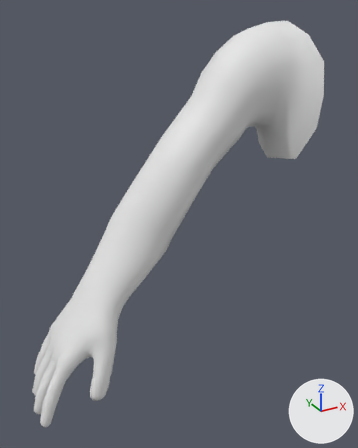
One commit to the Blender file Bodies/Bodies_Human/Bodies_Human_Males/Body_Human_Male_Normal/Body_Human_Male_Normal_ArmRight.blend: the scene before it, then after it.
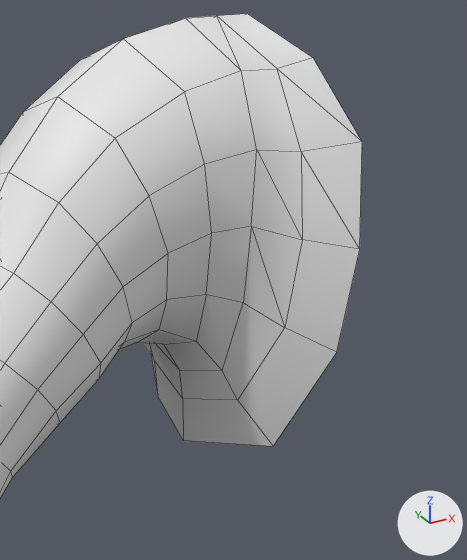
There are two pictures of each version: one whole from a camera (50 mm lens) standing at (-0.779, -0.738, 1.51) and looking at (-0.379, -0.011, 1.147), one close up on the part from 58% to 100% of the width and 4% to 44% of the height. The axes (+X, +Y, +Z) are drawn at lower right. The lights are the same throughout. The last two pictures show the newer version. The close-ups show mesh edges as thin lines.

In view in the first close-up: 'Body_Human_Male_Normal_ArmRight'.
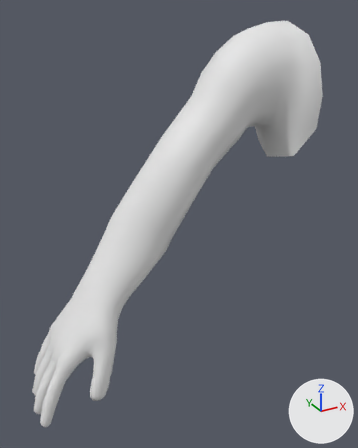
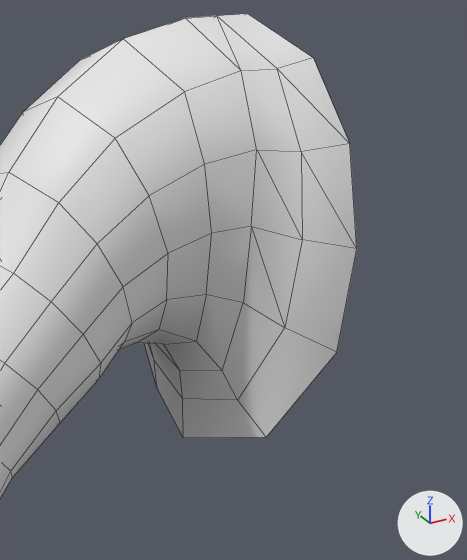
Boxes [x1, y1, x2, y2] around the edits, measured in the close-ups (467 x 560 px; the box of a moved part takes in the faces that stretch with it):
'Body_Human_Male_Normal_ArmRight', reshaped
    before: [0, 14, 362, 498]
    after: [0, 14, 357, 498]
part 1 of me_body_human_male_normal_armright, cut back
    before: [145, 328, 337, 446]
    after: [145, 328, 337, 438]
part 2 of me_body_human_male_normal_armright, moved or reshaped
    before: [278, 58, 362, 352]
    after: [278, 58, 357, 352]

The change, as a diff of the scene's bpy script:
```diff
--- a/Bodies/Bodies_Human/Bodies_Human_Males/Body_Human_Male_Normal/Body_Human_Male_Normal_ArmRight.blend.py
+++ b/Bodies/Bodies_Human/Bodies_Human_Males/Body_Human_Male_Normal/Body_Human_Male_Normal_ArmRight.blend.py
@@ me_body_human_male_normal_armright @@
 # used by ob_body_human_male_normal_armright; location = (0.0, 0.0, 0.0)
 # verts and faces of me_body_human_male_normal_armright; kept vertices keep their numbers, new ones are numbered from 765
 # before: 2 (-0.173, 0.009, 1.265) at pixel (182, 398), 3 (-0.171, 0.008, 1.238) at pixel (183, 440), 5 (-0.162, 0.054, 1.279) at pixel (154, 360), 9 (-0.162, -0.064, 1.251) at pixel (273, 446), 11 (-0.144, 0.093, 1.305)
 # before: 14 (-0.151, 0.063, 1.252) at pixel (157, 395), 62 (-0.175, 0.047, 1.298), 65 (-0.182, 0.08, 1.325), 67 (-0.163, 0.084, 1.317)
 # before: 7 (-0.137, -0.09, 1.367) at pixel (359, 249), 8 (-0.13, -0.076, 1.423) at pixel (362, 141)
-me_body_human_male_normal_armright.from_pydata(...)  # 765 vertices, 809 faces; spans x -0.676..-0.13, y -0.091..0.102, z 0.821..1.487
+me_body_human_male_normal_armright.from_pydata(...)  # 765 vertices, 811 faces; spans x -0.676..-0.136, y -0.091..0.102, z 0.821..1.487
+# me_body_human_male_normal_armright part 1
+delete_vertices([14])  # with the faces that use them
+delete_faces([(5, 62, 65, 67)])
+verts[3] = (-0.171, 0.008, 1.24)  # moved, pixel (183, 437)
+verts[9] = (-0.165, -0.06, 1.257)  # moved, pixel (266, 437)
+verts[765] = (-0.154, 0.06, 1.258)  # pixel (156, 387)
+faces += [(2, 5, 765, 3), (11, 765, 67), (62, 65, 67), (5, 62, 67), (5, 67, 765)]
+# me_body_human_male_normal_armright part 2
+verts[7] = (-0.138, -0.089, 1.368)  # moved, pixel (356, 248)
+verts[8] = (-0.136, -0.073, 1.422)  # moved, pixel (349, 143)
+# other edits to the shape of me_body_human_male_normal_armright do not show in these pictures
```
